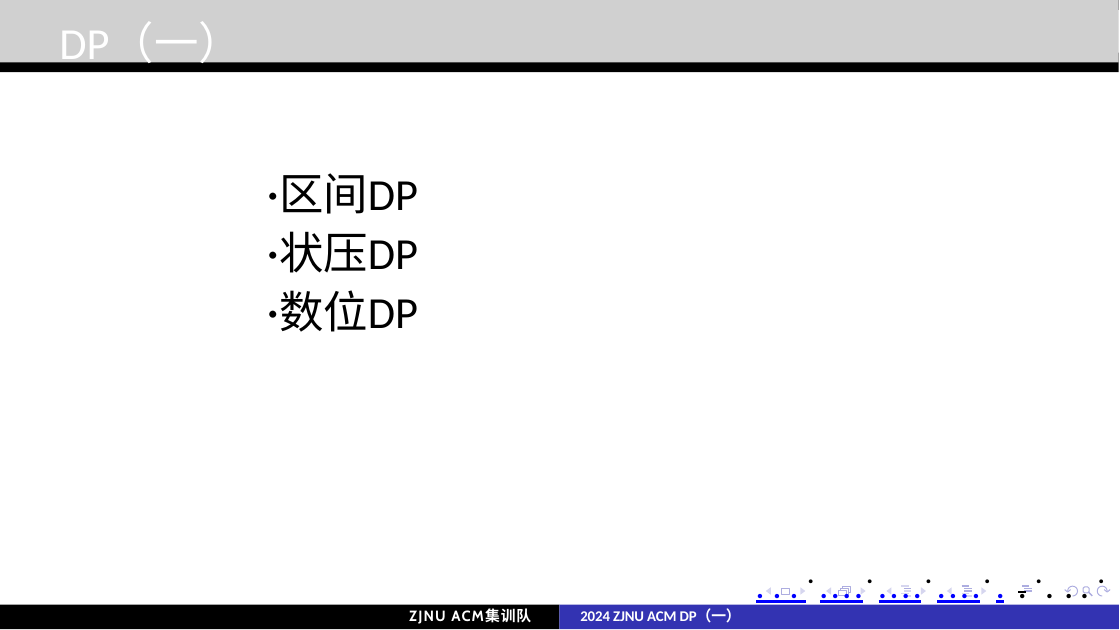
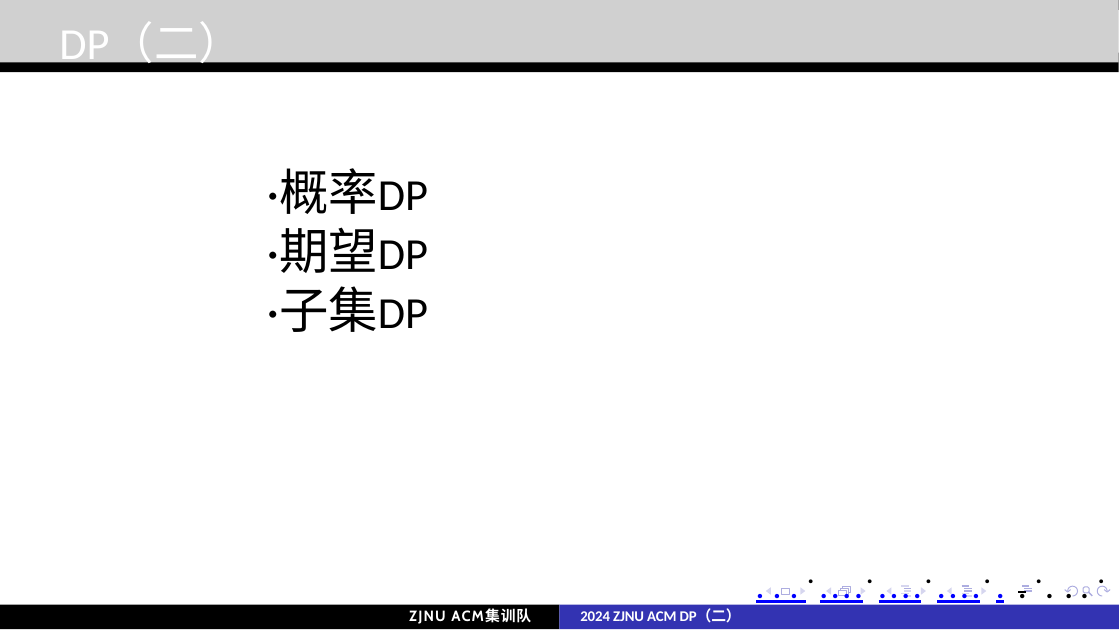
Before and after one commit to john1234567891011121314/moban, a slide deck: slide 2 of acm/讲课·dp/DP（二）.pptx. Drawn at 1120x630 pixels with LibreOffice and Linux fonts; fonts in the diff are those of the drawing; grey boxes stand for pictures. Boxes give left, top, right and bottom in pixels: in the first picture for what was removed or moved away, otherwise in the second. Text is boxed around its words. In the diff, an @@ line names an element or a change of style, - is before the commit and + after.

```diff
--- a/acm/讲课·dp/DP（二）.pptx
+++ b/acm/讲课·dp/DP（二）.pptx
@@ text at box(59, 22, 242, 70): text changed @@
-DP（一）
+DP（二）
@@ text at box(267, 169, 428, 332): text changed; size 18 to 20 pt @@
-·区间DP
-·状压DP
-·数位DP
+·概率DP
+·期望DP
+·子集DP
@@ text at box(580, 608, 741, 623): text changed @@
-2024 ZJNU ACM DP（一）
+2024 ZJNU ACM DP（二）
```
Also in this commit, not shown: 3 other slides changed, 5 slides added, 13 slides removed, 1 other file.
